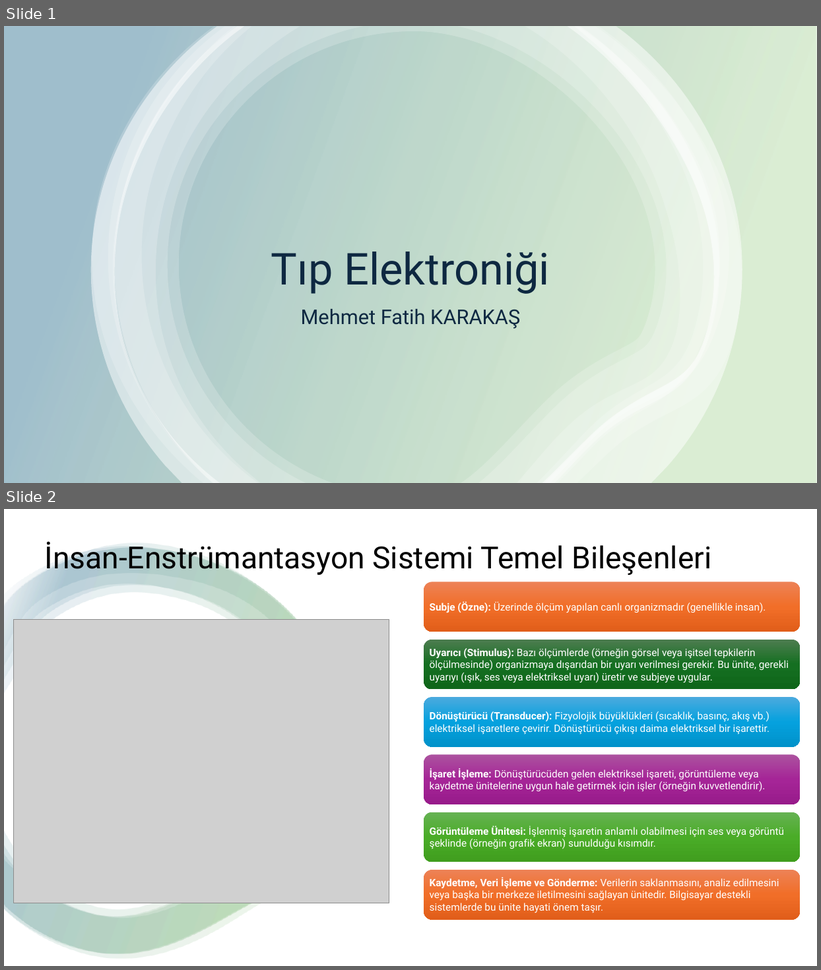
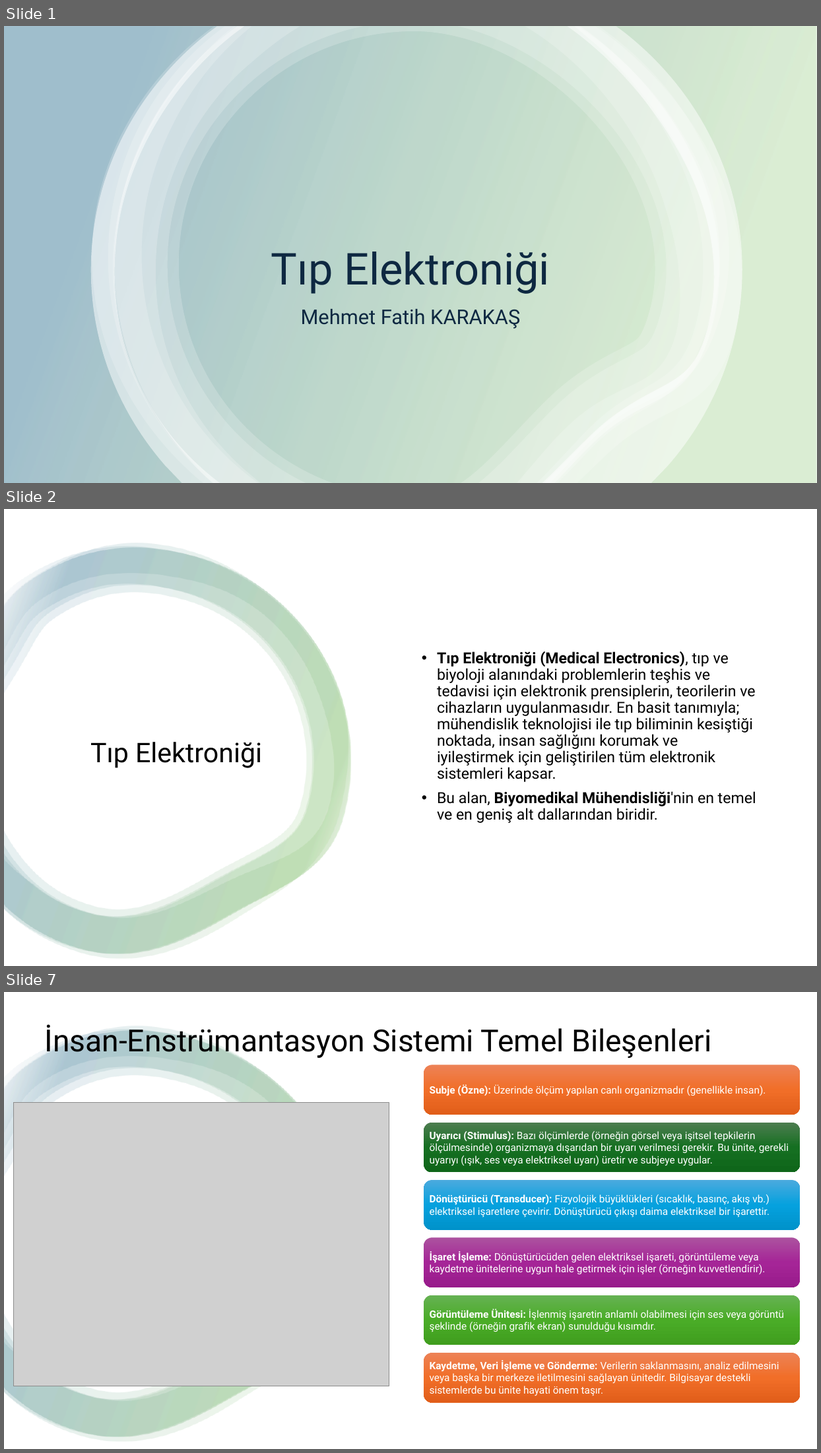
Before and after one commit to karakasmf/Medical-Electronic, a slide deck: Sunum-1.pptx. Shown one above the other, each under a label of ours: slides 1 and 2 before the commit, slides 1, 2 and 7 after it; the slides between them are not shown. The pictures are 821x970 and 821x1453 pixels, drawn with LibreOffice and Linux fonts; fonts in the diff are those of the drawing; grey boxes stand for pictures. Boxes give left, top, right and bottom in pixels: in the first picture for what was removed or moved away, otherwise in the second. Text is boxed around its words. In the diff, an @@ line names an element or a change of style, - is before the commit and + after.

```diff
--- a/Sunum-1.pptx
+++ b/Sunum-1.pptx
@@ slide 2 added at <box>4,509,817,966</box>, background #FFFFFF @@
@@ rectangle added at <box>4,509,817,966</box>, fill #FFFFFF @@
@@ group added at <box>4,543,351,959</box>: 4 freeform shapes @@
@@ text added at <box>437,652,756,823</box>, 18 pt, text #000000 @@
+• Tıp Elektroniği (Medical Electronics), tıp ve biyoloji alanındaki problemlerin teşhis ve tedavisi için elektronik prensiplerin, teorilerin ve cihazların uygulanmasıdır. En basit tanımıyla; mühendislik teknolojisi ile tıp biliminin kesiştiği noktada, insan sağlığını korumak ve iyileştirmek için geliştirilen tüm elektronik sistemleri kapsar.
+• Bu alan, Biyomedikal Mühendisliği'nin en temel ve en geniş alt dallarından biridir.
@@ title added at <box>90,742,262,768</box>, 32 pt, text #000000 @@
+Tıp Elektroniği
@@ what was slide 2 is now slide 7 @@
```
Also in this commit, not shown: 4 other slides added.
